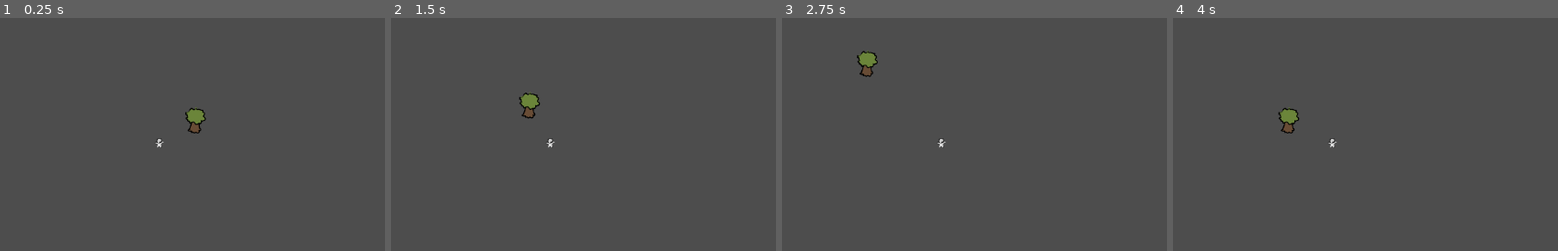
Above: before the commit, frames 1-4 (left to right).
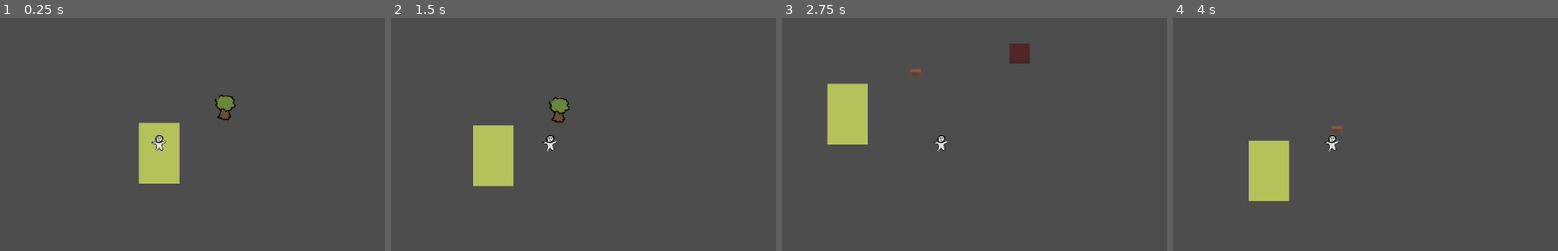
Above: after the commit, the same moments.

Repository: lawrencelin97/survival-game
Game: Godot game, scene res://scenes/main.tscn
Same seed, same stepped clock (60 frames per second), same inputs: the game is played once before the commit and once after it.
Inputs (mouse positions are in pixels of both pictures, inside the frame that each line leads up to):
- Up to frame 1 (0.25 s): no input
- Up to frame 2 (1.5 s): tap Enter at 0.5 s; move the mouse to (710, 122) at 0.52 s; hold D (move_right) 0.53-1.28 s; hold E (interact) 0.53-1.28 s; tap B (build, bound only after the commit) at 0.8, 1.35 s; move the mouse to (402, 162) at 1.27 s; hold S (move_down) from 1.28 s (still down)
- Up to frame 3 (2.75 s): tap E (interact) at 1.55 s; move the mouse to (1013, 52) at 2.02 s; release S (move_down) at 2.03 s; hold D (move_right) from 2.03 s (still down); hold E (interact) from 2.03 s (still down); tap B (build, bound only after the commit) at 2.3 s
- Up to frame 4 (4 s): move the mouse to (1296, 225) at 2.77 s; release D (move_right) at 2.78 s; release E (interact) at 2.78 s; hold W (move_up) 2.78-3.53 s; tap Q (place_confirm, bound only after the commit) at 2.85 s; tap E (interact) at 3.05 s; move the mouse to (1550, 204) at 3.52 s; hold A (move_left) from 3.53 s (still down); hold B (build, bound only after the commit) from 3.53 s (still down)

The runs differ from the first frame. In frame 1, 3.6% of the frame differs, in the area x 36-62%, y 32-72%; in frame 2, 3.7%; in frame 3, 3.9%, in the area x 11-65%, y 10-58%; in frame 4, 3.3%.

Commit message:
added some resources

Diff:
--- a/project.godot
+++ b/project.godot
@@ -48,12 +48,17 @@
 }
 place_confirm={
 "deadzone": 0.2,
-"events": [Object(InputEventKey,"resource_local_to_scene":fa …(140 unchanged characters)… d":false,"keycode":0,"physical_keycode":69,"key_label":0,"unicode":101,"location":0,"echo":false,"script":null)
+"events": [Object(InputEventKey,"resource_local_to_scene":fa …(140 unchanged characters)… d":false,"keycode":0,"physical_keycode":81,"key_label":0,"unicode":113,"location":0,"echo":false,"script":null)
 ]
 }
 place_cancel={
 "deadzone": 0.2,
 "events": [Object(InputEventKey,"resource_local_to_scene":false,"resource_name":"","device":-1,"window_id":0,"alt_press …(195 unchanged characters)…
+]
+}
+build={
+"deadzone": 0.2,
+"events": [Object(InputEventKey,"resource_local_to_scene":false,"resource_name":"","device":-1,"window_id":0,"alt_pressed":false,"shift_pressed":false,"ctrl_pressed":false,"meta_pressed":false,"pressed":false,"keycode":0,"physical_keycode":66,"key_label":0,"unicode":98,"location":0,"echo":false,"script":null)
 ]
 }
 
--- /dev/null
+++ b/resources/wall.tres
@@ -0,0 +1,21 @@
+[gd_resource type="Resource" script_class="BuildingData" format=3 uid="uid://b8x0bjl45q1yo"]
+
+[ext_resource type="Script" uid="uid://breg5tyhcvbgp" path="res://scripts/resources/ItemStack.gd" id="1_wrb2w"]
+[ext_resource type="Script" uid="uid://cekdvonujs1ki" path="res://scripts/resources/BuildingData.gd" id="2_mkqn6"]
+[ext_resource type="Resource" uid="uid://db6j7nftb3ydg" path="res://resources/wood_log.tres" id="2_w2sxg"]
+[ext_resource type="Texture2D" uid="uid://w53pco5kcq3a" path="res://art/wall.png" id="3_v4f6i"]
+[ext_resource type="PackedScene" uid="uid://byk1imfdajomp" path="res://scenes/wall.tscn" id="4_2odro"]
+
+[sub_resource type="Resource" id="Resource_4emay"]
+script = ExtResource("1_wrb2w")
+item = ExtResource("2_w2sxg")
+metadata/_custom_type_script = "uid://breg5tyhcvbgp"
+
+[resource]
+script = ExtResource("2_mkqn6")
+id = "wood wall"
+display_name = "wall"
+scene = ExtResource("4_2odro")
+cost = Array[ExtResource("1_wrb2w")]([SubResource("Resource_4emay")])
+icon = ExtResource("3_v4f6i")
+metadata/_custom_type_script = "uid://cekdvonujs1ki"
--- a/resources/wood_log.tres
+++ b/resources/wood_log.tres
@@ -1,9 +1,11 @@
 [gd_resource type="Resource" script_class="ItemData" format=3 uid="uid://db6j7nftb3ydg"]
 
-[ext_resource type="Script" uid="uid://byhixqi3mxvf2" path="res://resources/ItemData.gd" id="1_lmpfu"]
+[ext_resource type="Script" uid="uid://byhixqi3mxvf2" path="res://scripts/resources/ItemData.gd" id="1_lmpfu"]
+[ext_resource type="Texture2D" uid="uid://d3up3bt4rd0e" path="res://art/log.png" id="1_tfs8s"]
 
 [resource]
 script = ExtResource("1_lmpfu")
 id = "wood_log"
 display_name = "Wood Log"
+icon = ExtResource("1_tfs8s")
 metadata/_custom_type_script = "uid://byhixqi3mxvf2"
--- a/scenes/Player.tscn
+++ b/scenes/Player.tscn
@@ -3,25 +3,27 @@
 [ext_resource type="Script" uid="uid://088qgrm8li0y" path="res://scripts/player/Player.gd" id="1_qu4a1"]
 [ext_resource type="Script" uid="uid://136xao86b6ub" path="res://scripts/systems/Inventory.gd" id="2_70d11"]
 [ext_resource type="Texture2D" uid="uid://dvhw8dgnryvd8" path="res://art/player.png" id="2_cw2d6"]
+[ext_resource type="Resource" uid="uid://b8x0bjl45q1yo" path="res://resources/wall.tres" id="2_khinc"]
 [ext_resource type="Script" uid="uid://cn6b5dp787u0v" path="res://scripts/components/HealthComponent.gd" id="3_cw2d6"]
 [ext_resource type="Script" uid="uid://b4b3hdleeq2q8" path="res://scripts/components/NeedComponent.gd" id="4_khinc"]
 [ext_resource type="Script" uid="uid://bwhq5h6qoe2fe" path="res://scripts/systems/PlacementManager.gd" id="5_bruh7"]
 
 [sub_resource type="CircleShape2D" id="CircleShape2D_6eyey"]
-radius = 6.0
+radius = 12.0
 
 [sub_resource type="RectangleShape2D" id="RectangleShape2D_d3wef"]
 size = Vector2(50, 50)
 
 [node name="Player" type="CharacterBody2D" unique_id=216167271]
 script = ExtResource("1_qu4a1")
+wall_building = ExtResource("2_khinc")
 
 [node name="Sprite2D" type="Sprite2D" parent="." unique_id=266097303]
-scale = Vector2(0.23214287, 0.23214287)
+position = Vector2(4.7683716e-07, -4.7683716e-07)
+scale = Vector2(0.36282465, 0.36282465)
 texture = ExtResource("2_cw2d6")
 
 [node name="CollisionShape2D" type="CollisionShape2D" parent="." unique_id=137771709]
-position = Vector2(0, 2)
 shape = SubResource("CircleShape2D_6eyey")
 
 [node name="InteractionArea" type="Area2D" parent="." unique_id=53953957]
--- a/scenes/Tree.tscn
+++ b/scenes/Tree.tscn
@@ -4,6 +4,7 @@
 [ext_resource type="Resource" uid="uid://db6j7nftb3ydg" path="res://resources/wood_log.tres" id="2_1gtcl"]
 [ext_resource type="Script" uid="uid://ynlrtwcqow46" path="res://scripts/components/Interactable.gd" id="2_qvbew"]
 [ext_resource type="Script" uid="uid://cn6b5dp787u0v" path="res://scripts/components/HealthComponent.gd" id="3_1gtcl"]
+[ext_resource type="PackedScene" uid="uid://dof26f1tff6lm" path="res://scenes/world_item_pickup.tscn" id="3_2i8fu"]
 [ext_resource type="Texture2D" uid="uid://hqglhoo1qomb" path="res://art/tree.png" id="3_r0kve"]
 
 [sub_resource type="CircleShape2D" id="CircleShape2D_r0kve"]
@@ -14,6 +15,7 @@
 [node name="Tree" type="StaticBody2D" unique_id=31252562]
 script = ExtResource("1_874r4")
 drop_item = ExtResource("2_1gtcl")
+pickup_scene = ExtResource("3_2i8fu")
 
 [node name="Sprite2D" type="Sprite2D" parent="." unique_id=1313693617]
 position = Vector2(0, -12.000002)
@@ -31,3 +33,4 @@
 
 [node name="HealthComponent" type="Node" parent="." unique_id=1526874589]
 script = ExtResource("3_1gtcl")
+max_health = 1.0
--- a/scenes/main.tscn
+++ b/scenes/main.tscn
@@ -1,15 +1,29 @@
 [gd_scene format=3 uid="uid://cx1u4sl8lari1"]
 
 [ext_resource type="PackedScene" uid="uid://dfmd14r3dx7c7" path="res://scenes/Player.tscn" id="1_0wfyh"]
+[ext_resource type="Texture2D" uid="uid://wayofehg0x2t" path="res://art/basic tiles.png" id="1_sugp2"]
 [ext_resource type="PackedScene" uid="uid://c7olm5eujmlgc" path="res://scenes/Tree.tscn" id="2_0wfyh"]
+
+[sub_resource type="TileSetAtlasSource" id="TileSetAtlasSource_jyhfs"]
+texture = ExtResource("1_sugp2")
+texture_region_size = Vector2i(32, 32)
+0:0/0 = 0
+1:0/0 = 0
+0:1/0 = 0
+1:1/0 = 0
+
+[sub_resource type="TileSet" id="TileSet_tbgi4"]
+tile_size = Vector2i(32, 32)
+sources/0 = SubResource("TileSetAtlasSource_jyhfs")
 
 [node name="Main" type="Node2D" unique_id=1099592104]
 
 [node name="TileMap" type="TileMap" parent="." unique_id=1210764755]
+tile_set = SubResource("TileSet_tbgi4")
 format = 2
+layer_0/tile_data = PackedInt32Array(0, 0, 1, -65536, 0, 1, -1, 0, 1, 65535, 0, 1, 131071, 0, 1, 65536, 0, 1)
 
 [node name="Player" parent="." unique_id=216167271 instance=ExtResource("1_0wfyh")]
 
 [node name="Tree" parent="." unique_id=31252562 instance=ExtResource("2_0wfyh")]
-position = Vector2(57, -24)
-drop_item = null
+position = Vector2(104, -45)
--- /dev/null
+++ b/scenes/wall.tscn
@@ -0,0 +1,14 @@
+[gd_scene format=3 uid="uid://byk1imfdajomp"]
+
+[ext_resource type="Texture2D" uid="uid://w53pco5kcq3a" path="res://art/wall.png" id="1_wykyb"]
+
+[sub_resource type="RectangleShape2D" id="RectangleShape2D_2ktk7"]
+size = Vector2(32, 32)
+
+[node name="Wall" type="StaticBody2D" unique_id=1532647812]
+
+[node name="Sprite2D" type="Sprite2D" parent="." unique_id=1515773223]
+texture = ExtResource("1_wykyb")
+
+[node name="CollisionShape2D" type="CollisionShape2D" parent="." unique_id=338958130]
+shape = SubResource("RectangleShape2D_2ktk7")
--- /dev/null
+++ b/scenes/world_item_pickup.tscn
@@ -0,0 +1,15 @@
+[gd_scene format=3 uid="uid://dof26f1tff6lm"]
+
+[ext_resource type="Script" uid="uid://dm63pmp3gp1wb" path="res://scripts/world/WorldItemPickup.gd" id="1_5ky31"]
+[ext_resource type="Resource" uid="uid://db6j7nftb3ydg" path="res://resources/wood_log.tres" id="2_6joyk"]
+
+[sub_resource type="CircleShape2D" id="CircleShape2D_5ky31"]
+
+[node name="WorldItemPickup" type="Area2D" unique_id=385587856]
+script = ExtResource("1_5ky31")
+item = ExtResource("2_6joyk")
+
+[node name="Sprite2D" type="Sprite2D" parent="." unique_id=145501544]
+
+[node name="CollisionShape2D" type="CollisionShape2D" parent="." unique_id=17114016]
+shape = SubResource("CircleShape2D_5ky31")
--- a/scripts/components/Interactable.gd
+++ b/scripts/components/Interactable.gd
@@ -20,8 +20,9 @@
 
 func _ready() -> void:
 	add_to_group("interactables")
-	collision_layer = 0
+	collision_layer = 1
 	collision_mask = 0
+	monitoring = false
 	# Interactables don't need to detect anything themselves — the player's
 	# InteractionArea does the detecting. This Area2D just needs to exist
 	# in the tree so the player's overlap check can find it via the group.
--- a/scripts/player/Player.gd
+++ b/scripts/player/Player.gd
@@ -19,6 +19,9 @@
 @onready var hunger: NeedComponent = $HungerNeed
 @onready var placement: PlacementManager = $PlacementManager
 
+@export var wall_building: BuildingData  # temporary — assign wall.tres in the Inspector for now
+
+
 func _ready() -> void:
 	# Wire the systems that need each other's references. Doing this here
 	# (rather than each system reaching out to find the player) keeps
@@ -39,12 +42,16 @@
 		placement.confirm_placement()
 	elif event.is_action_pressed("place_cancel") and placement.is_placing():
 		placement.cancel_placement()
+	elif event.is_action_pressed("build"):
+		if placement.is_placing():
+			placement.cancel_placement()
+		else:
+			placement.start_placement(wall_building)
 
 func _try_interact() -> void:
 	var nearest: Interactable = null
 	var nearest_dist := INF
 	for area in interaction_area.get_overlapping_areas():
-		print("hi")
 		if area is Interactable:
 			var dist := global_position.distance_squared_to(area.global_position)
 			if dist < nearest_dist:
--- a/scripts/systems/PlacementManager.gd
+++ b/scripts/systems/PlacementManager.gd
@@ -90,6 +90,6 @@
 		node.set_deferred("monitoring", enabled)
 		node.set_deferred("monitorable", enabled)
 		for i in node.get_shape_owners():
-			node.set_shape_owner_disabled(i, not enabled)
+			node.shape_owner_set_disabled(i, not enabled)
 	for child in node.get_children():
 		_set_ghost_collision_enabled(child, enabled)
--- a/scripts/world/ResourceNode.gd
+++ b/scripts/world/ResourceNode.gd
@@ -7,41 +7,52 @@
 #  ├─ Interactable (Area2D, Interactable.gd — separate, larger hit area)
 #  └─ HealthComponent (Node, HealthComponent.gd — max_health = hits to deplete)
 #
-# WHY it "dies" via HealthComponent instead of a simple counter: this keeps
-# resource nodes consistent with everything else in the game that can be
-# damaged (player, later on: enemies, buildings under attack). One damage
-# pipeline, reused everywhere, same as your strategy game's components.
+# One script covers both behaviors you want:
+#  - Trees/rocks: drop_directly_to_inventory = false, pickup_scene assigned
+#    -> spawns a WorldItemPickup on the ground when depleted.
+#  - Crops: drop_directly_to_inventory = true
+#    -> goes straight into the harvesting player's Inventory, no pickup_scene needed.
 
 @export var drop_item: ItemData
 @export var drop_amount_min := 1
 @export var drop_amount_max := 3
 @export var damage_per_hit := 1.0
+@export var drop_directly_to_inventory := false
+@export var pickup_scene: PackedScene  # required when drop_directly_to_inventory is false
 
 @onready var interactable: Interactable = $Interactable
 @onready var health: HealthComponent = $HealthComponent
+
+var _last_interactor: Node
 
 func _ready() -> void:
 	interactable.interacted.connect(_on_interacted)
 	health.died.connect(_on_depleted)
 
 func _on_interacted(interactor: Node) -> void:
+	_last_interactor = interactor
 	health.take_damage(damage_per_hit)
-	print("hi")
 
 func _on_depleted() -> void:
 	if drop_item:
 		var amount := randi_range(drop_amount_min, drop_amount_max)
-		# Look for an Inventory on whoever last interacted — simplest is to
-		# have the player check `has_method` or just grab their Inventory
-		# child directly if you always know it's the player harvesting.
-		# Left generic here since drops may later spawn as world pickups
-		# instead of going straight to inventory.
-		_spawn_drop(drop_item, amount)
+		if drop_directly_to_inventory:
+			_give_to_interactor(drop_item, amount)
+		else:
+			_spawn_pickup(drop_item, amount)
 	queue_free()
 
-func _spawn_drop(item: ItemData, amount: int) -> void:
-	# Placeholder — for the foundation, we just print. Swap this for
-	# instancing a WorldItemPickup scene once you have one, or for directly
-	# calling inventory.add_item() if you pass the interactor's Inventory
-	# through instead.
-	print("Dropped %d x %s" % [amount, item.display_name])
+func _give_to_interactor(item: ItemData, amount: int) -> void:
+	if _last_interactor and _last_interactor.has_node("Inventory"):
+		var inventory: Inventory = _last_interactor.get_node("Inventory")
+		inventory.add_item(item, amount)
+
+func _spawn_pickup(item: ItemData, amount: int) -> void:
+	if not pickup_scene:
+		push_warning("ResourceNode '%s' has no pickup_scene assigned — drop lost." % name)
+		return
+	var pickup := pickup_scene.instantiate()
+	pickup.item = item
+	pickup.amount = amount
+	get_tree().current_scene.add_child(pickup)
+	pickup.global_position = global_position + Vector2(randf_range(-8, 8), randf_range(-8, 8))
--- /dev/null
+++ b/scripts/world/WorldItemPickup.gd
@@ -0,0 +1,41 @@
+extends Area2D
+class_name WorldItemPickup
+# Scene structure:
+# WorldItemPickup (Area2D, this script)
+#  ├─ Sprite2D          (texture set automatically from item.icon)
+#  └─ CollisionShape2D  (small radius — this is what detects the player)
+#
+# WHY body_entered instead of the Interactable/InteractionArea pattern:
+# Interactable is for "press E to act on this" (harvest a tree, open a
+# door). A dropped log on the ground is the opposite UX — you just walk
+# over it and it's collected, no button press. Different enough interaction
+# model that reusing Interactable here would fight the pattern rather than
+# fit it, so this is its own small self-contained pickup.
+#
+# Set `item` and `amount` BEFORE adding this to the scene tree (i.e. right
+# after instantiate(), before add_child()) so _ready() has real data to
+# work with for the sprite.
+
+@export var item: ItemData
+@export var amount: int = 1
+
+@onready var sprite: Sprite2D = $Sprite2D
+
+func _ready() -> void:
+	if item and item.icon:
+		sprite.texture = item.icon
+	collision_layer = 0        # pickups don't need to be detected by anything else
+	monitoring = true          # this node does the detecting
+	body_entered.connect(_on_body_entered)
+
+func _on_body_entered(body: Node) -> void:
+	if not body.has_node("Inventory"):
+		return
+	var inventory: Inventory = body.get_node("Inventory")
+	var leftover := inventory.add_item(item, amount)
+	if leftover <= 0:
+		queue_free()
+	else:
+		# Inventory was full — leave the remainder on the ground instead of
+		# silently deleting items the player couldn't actually carry.
+		amount = leftover
Binary file added: art/basic tiles.png
Not shown, added: art/basic tiles.png.import
Binary file added: art/log.png
Not shown, added: art/log.png.import
Binary file added: art/rock.png
Binary file added: art/rock_resource.png
Binary file added: art/wall.png
Not shown, added: art/wall.png.import
Renamed: resources/BuildingData.gd -> scripts/resources/BuildingData.gd
Renamed: resources/BuildingData.gd.uid -> scripts/resources/BuildingData.gd.uid
Renamed: resources/ItemData.gd -> scripts/resources/ItemData.gd
Renamed: resources/ItemData.gd.uid -> scripts/resources/ItemData.gd.uid
(and 5 more such lines)
